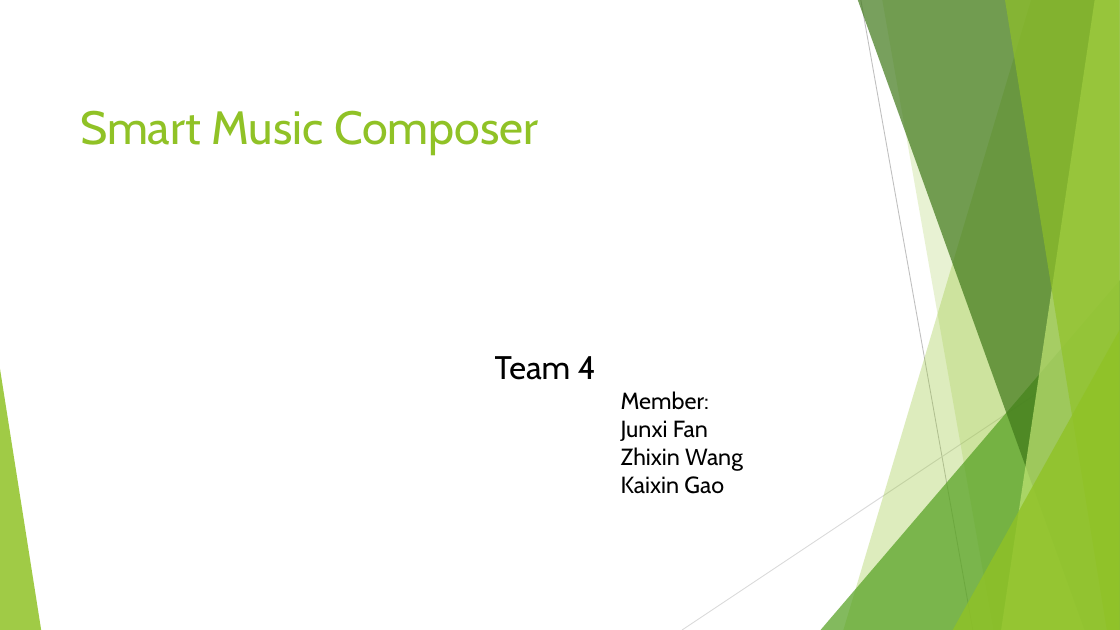
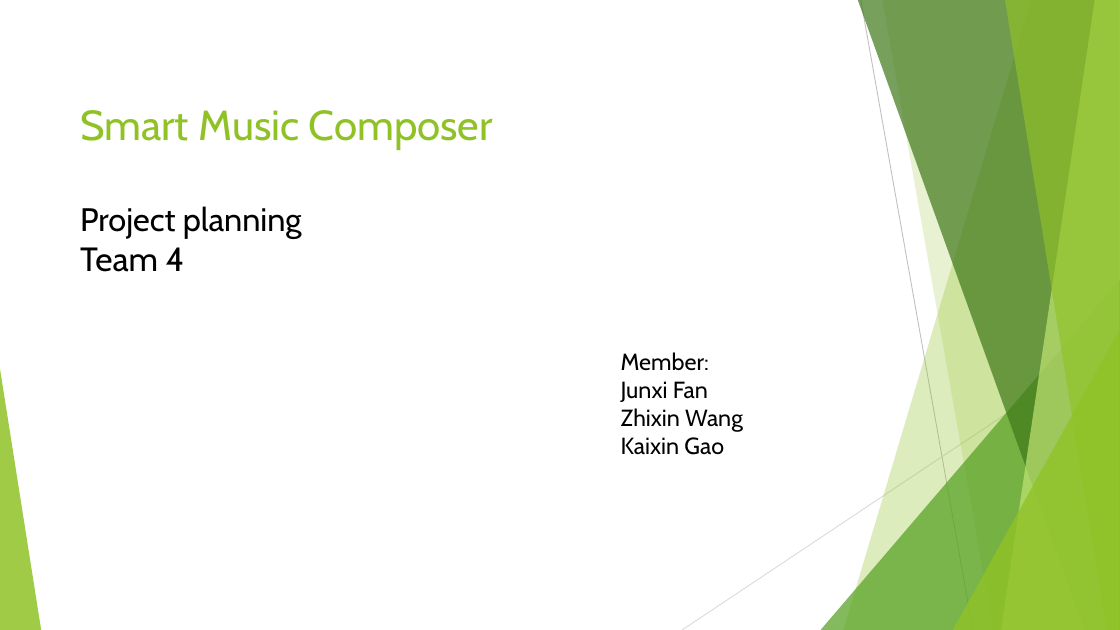
Before and after one commit to yingy4/Team4-Final-Project, a slide deck: slide 1 of smart music composer.pptx. Drawn at 1120x630 pixels with LibreOffice and Linux fonts; fonts in the diff are those of the drawing. Boxes give left, top, right and bottom in pixels: in the first picture for what was removed or moved away, otherwise in the second. Text is boxed around its words. In the diff, an @@ line names an element or a change of style, - is before the commit and + after.

```diff
--- a/smart music composer.pptx
+++ b/smart music composer.pptx
@@ title at (80,110,493,272): text changed; size 40 to 36 pt; text colour #90C226 to #000000 @@
-Smart Music Composer
+Smart Music Composer
+Project planning
+Team 4
@@ text at (495,356,596,380): paragraph removed @@
-Team 4
```
Also in this commit, not shown: 3 other slides changed.
